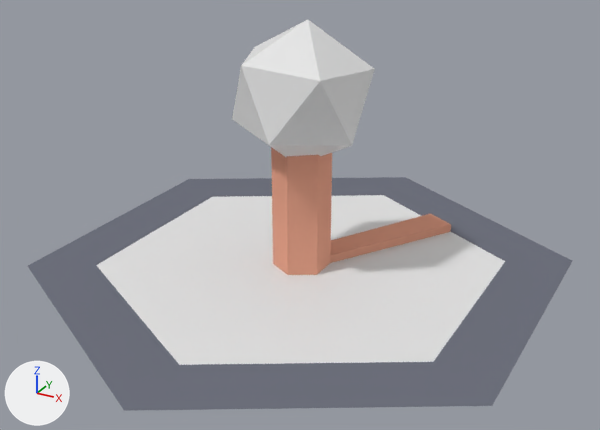
The Blender file resources/automancy/models/tiles/files/node.blend as it was, and as the next commit left it.
Rendered twice from a 50 mm camera at (1.309, -2.393, 1.389) aimed at (0.039, -0.083, 0.234). Lighting does not change. The marker at lower left points along +X, +Y and +Z.

Objects in the first picture: '0-base', '1-top', '3-support', '3-support.001', '4-core'.
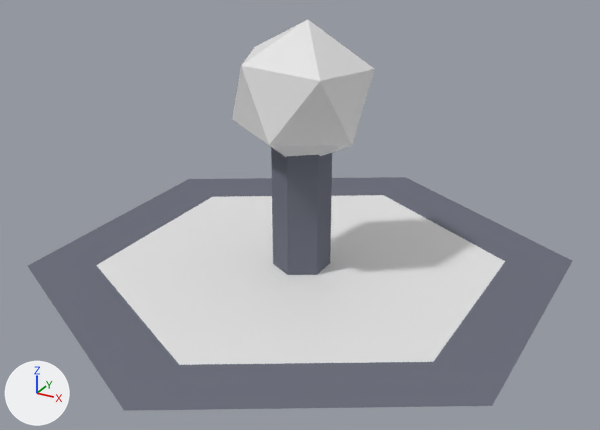
Boxes [x1, y1, x2, y2] around the edits, measured in the pictures (600 x 430 px):
```json
{"object": "3-support", "change": "recoloured", "before": [271, 147, 332, 275], "after": [271, 147, 332, 275]}
{"object": "3-support.001", "change": "deleted", "before": [330, 214, 451, 263]}
```

Scene script edits in JSON lines:
```json
{"block": "me_cylinder_003", "where": "me_cylinder_003.from_pydata(...)  # 12 vertices, 6 faces; spans x -0.65..0.65, y -0.75..0.75, z 0.0..0.2"}
{"op": "remove", "block": "me_cylinder_003", "code": "me_cylinder_003.materials.append(mat_material_004)  # beige #e7a48a"}
{"op": "add", "block": "me_cylinder_003", "code": "me_cylinder_003.materials.append(mat_material)  # grey #70737f"}
{"op": "remove", "block": "ob_3_support_001", "code": ["ob_3_support_001 = bpy.data.objects.new('3-support.001', me_cylinder_006)", "ob_3_support_001.location = (0.0, 0.0, 0.0)", "ob_3_support_001.rotation_euler = (0.0, 0.0, -3.142)  # degrees (0, 0, -180)", "ob_3_support_001.scale = (0.14, 0.14, 2.54)"]}
```
